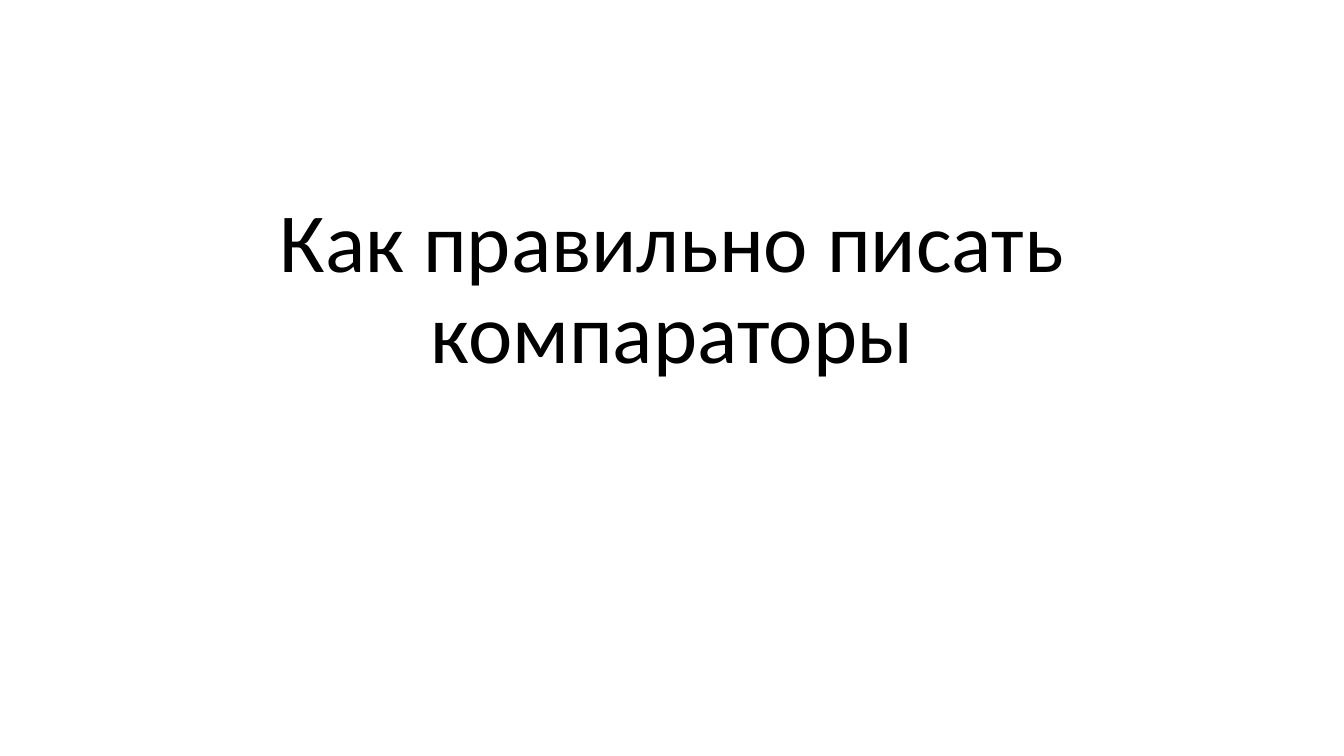
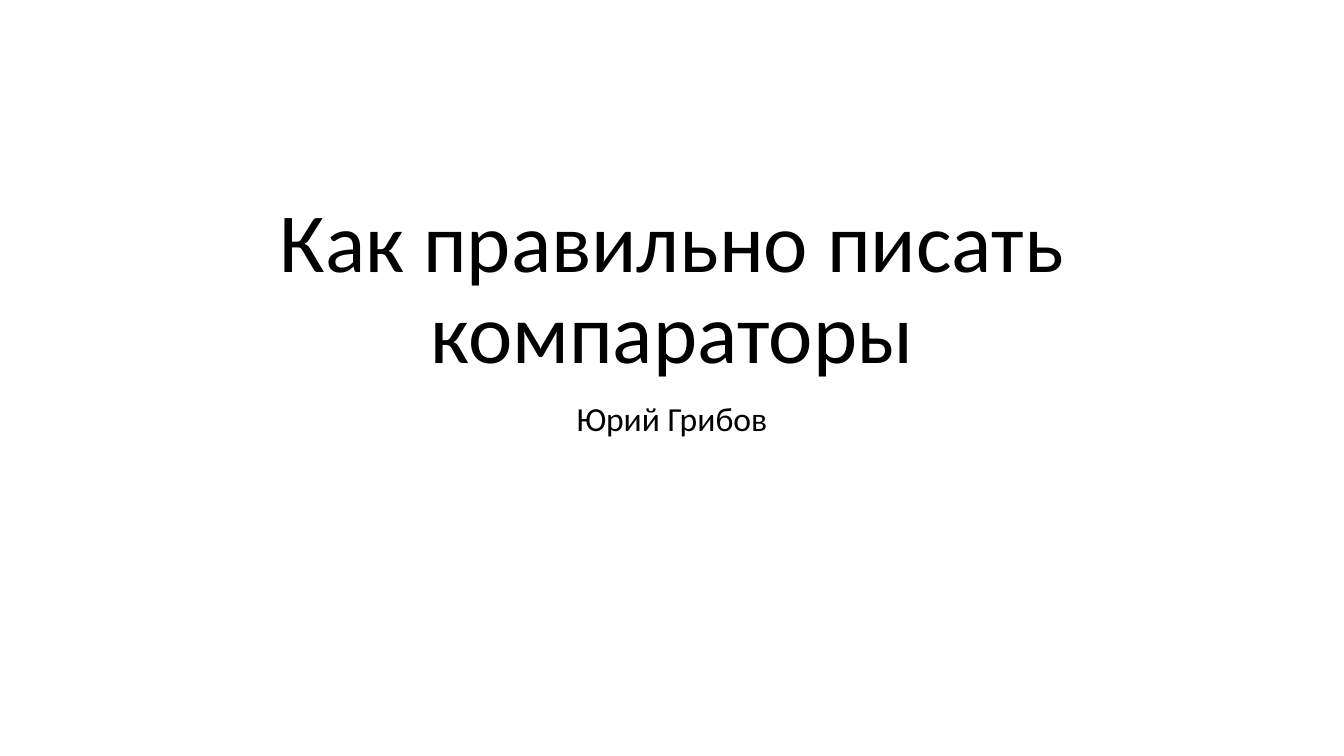
Before and after one commit to yugr/CppRussia, a slide deck: slide 1 of 2023/RU.pptx. Drawn at 1344x756 pixels with LibreOffice and Linux fonts; fonts in the diff are those of the drawing. Boxes give left, top, right and bottom in pixels: in the first picture for what was removed or moved away, otherwise in the second. Text is boxed around its words. In the diff, an @@ line names an element or a change of style, - is before the commit and + after.

```diff
--- a/2023/RU.pptx
+++ b/2023/RU.pptx
@@ subtitle added at (577, 408, 768, 437), 24 pt, text #000000 @@
+Юрий Грибов
```
Also in this commit, not shown: 11 slides added, 1 other file.
